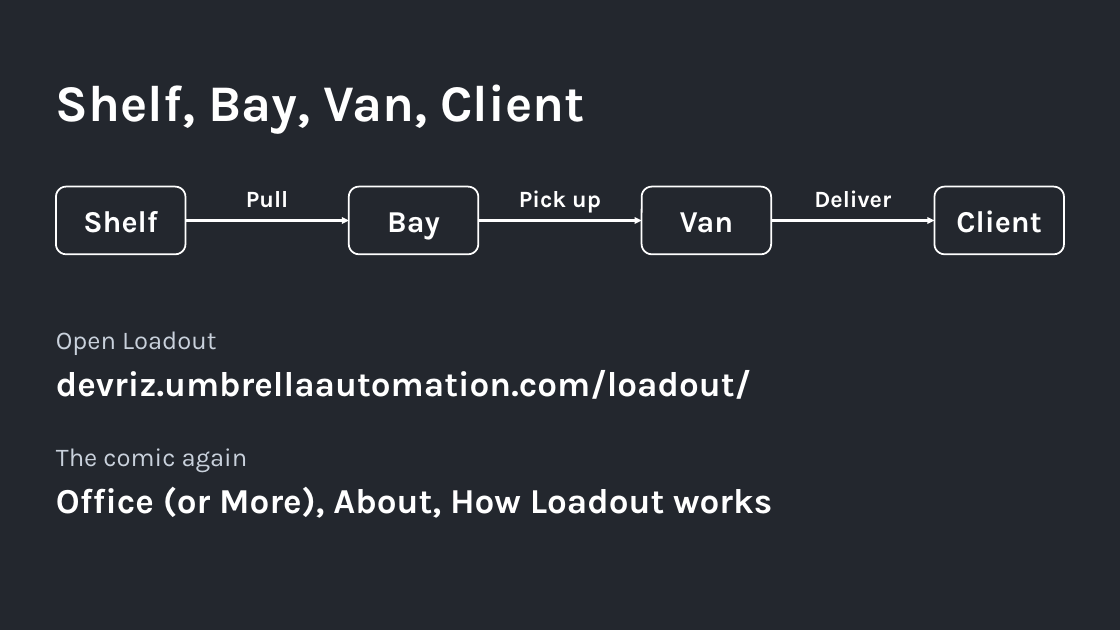
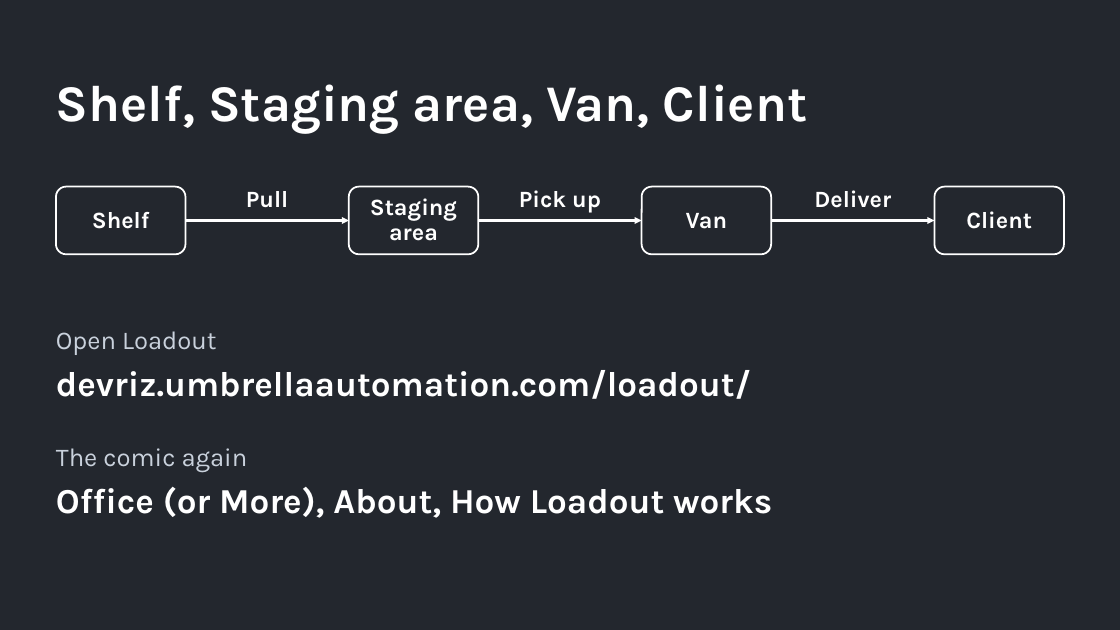
Before and after one commit to frank-umbrella/dev, a slide deck: slide 23 of loadout/training/Loadout-how-it-works.pptx (slide 22 before the commit). Drawn at 1120x630 pixels with LibreOffice and Linux fonts; fonts in the diff are those of the drawing. Boxes give left, top, right and bottom in pixels: in the first picture for what was removed or moved away, otherwise in the second. Text is boxed around its words. In the diff, an @@ line names an element or a change of style, - is before the commit and + after.

```diff
--- a/loadout/training/Loadout-how-it-works.pptx
+++ b/loadout/training/Loadout-how-it-works.pptx
@@ text at bbox=[56, 84, 807, 133]: text changed @@
-Shelf, Bay, Van, Client
+Shelf, Staging area, Van, Client
@@ text in rounded rectangle at bbox=[370, 198, 457, 241]: text changed; size 26 to 20 pt @@
-Bay
+Staging area
@@ size 26 to 20 pt; line spacing 1 to 0.9 in 3 elements at bbox=[56, 187, 186, 255], bbox=[642, 187, 771, 255], bbox=[934, 187, 1064, 255] @@
```
Also in this commit, not shown: 7 other slides changed, 1 slide added, 40 other files.
